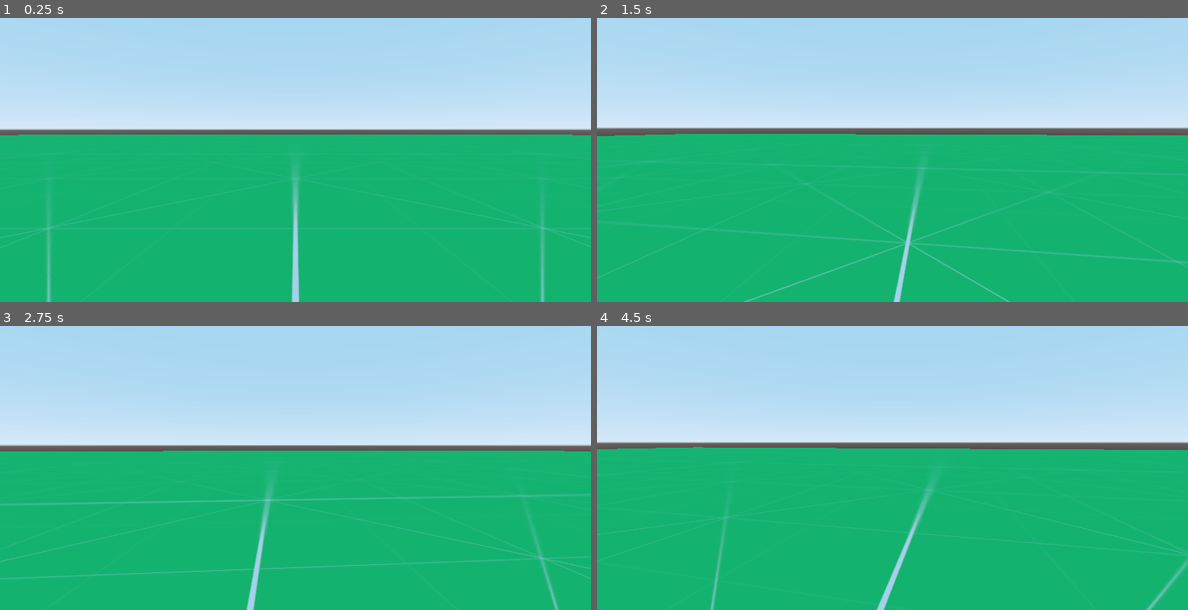
Above: before the commit, frames 1-4 (two rows, left to right).
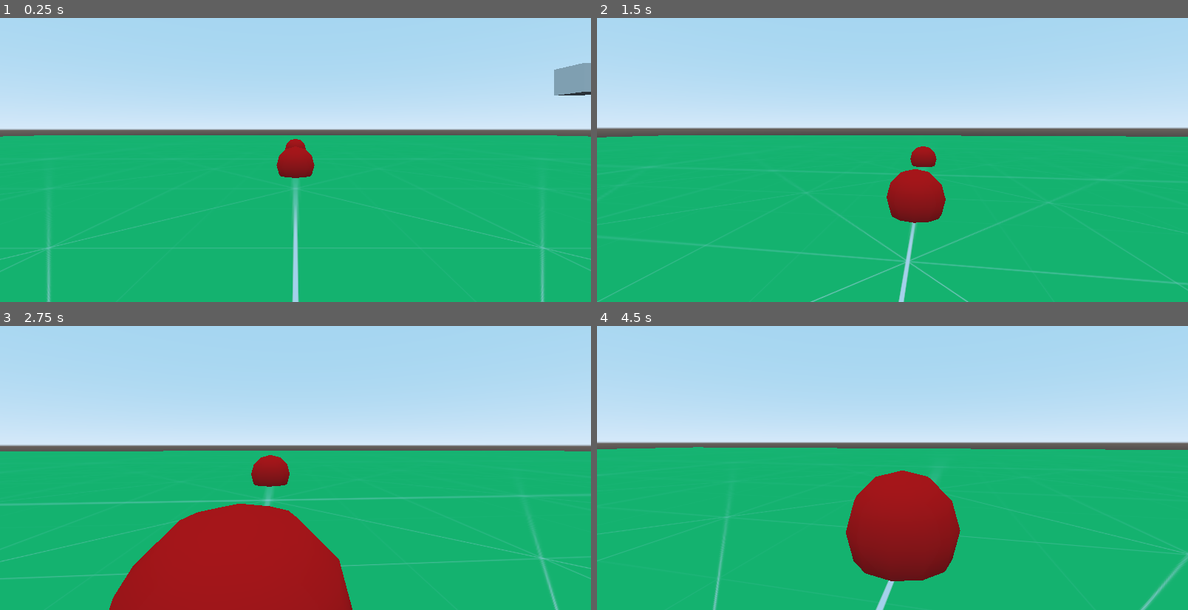
Above: after the commit, the same moments.

Repository: Robinthatdoesnotsuck/GodotProjectIram
Game: Godot game, scene res://Lvl.tscn
Two runs of this game, one before a commit and one after it. Both use one fixed random seed, a clock stepped at 60 frames per second and the inputs below.
Inputs (mouse positions are in pixels of both pictures, inside the frame that each line leads up to):
- Up to frame 1 (0.25 s): no input
- Up to frame 2 (1.5 s): tap Enter at 0.5 s; move the mouse to (922, 128) at 0.52 s; hold O 0.53-1.28 s; hold Up (move_forward) from 0.53 s (still down); tap Space (jump) at 0.77 s; move the mouse to (862, 131) at 1.27 s; tap O at 1.35 s
- Up to frame 3 (2.75 s): keep holding Up (move_forward); tap Space (jump) at 1.52 s; move the mouse to (307, 431) at 2.02 s; hold O from 2.03 s (still down)
- Up to frame 4 (4.5 s): keep holding Up (move_forward); move the mouse to (886, 442) at 2.77 s; release O at 2.78 s; tap O at 2.85, 4.35 s; tap Space (jump) at 3.02, 3.77 s; move the mouse to (933, 442) at 3.52 s; hold O 3.53-4.28 s; move the mouse to (845, 433) at 4.27 s

The runs differ from the first frame. In frame 1, 2.3% of the frame differs, in the area x 0-100%, y 15-100%; in frame 2, 3.9%; in frame 3, 12%, in the area x 18-60%, y 45-100%; in frame 4, 6.5%.

Commit message:
Added collectible capacity to level and start area

Diff:
--- a/Launcher.gd
+++ b/Launcher.gd
@@ -39,5 +39,7 @@
 	new_ball.linear_velocity = transform.basis.xform(Vector3.FORWARD) * (20)
 
 func ball_collision(body):
+	print("collision")
 	if(body.name == "Player"):
 		print("hit player")
+		get_node("../Player").transform.origin = get_node("../Start").transform.origin + Vector3.UP
--- /dev/null
+++ b/Launcher.tscn
@@ -0,0 +1,9 @@
+[gd_scene load_steps=3 format=2]
+
+[ext_resource path="res://Launcher.gd" type="Script" id=1]
+[ext_resource path="res://ball.tscn" type="PackedScene" id=2]
+
+[node name="Launcher" type="CSGBox"]
+transform = Transform( 1, 0, 0, 0, 1, 0, 0, 0, 1, 15, 7, 0 )
+script = ExtResource( 1 )
+ball = ExtResource( 2 )
--- a/Lvl.tscn
+++ b/Lvl.tscn
@@ -1,8 +1,8 @@
-[gd_scene load_steps=7 format=2]
+[gd_scene load_steps=13 format=2]
 
 [ext_resource path="res://texture_05.png" type="Texture" id=1]
 [ext_resource path="res://player.tscn" type="PackedScene" id=2]
-[ext_resource path="res://ball.tscn" type="PackedScene" id=3]
+[ext_resource path="res://Launcher.tscn" type="PackedScene" id=3]
 [ext_resource path="res://Launcher.gd" type="Script" id=4]
 
 [sub_resource type="BoxShape" id=1]
@@ -11,9 +11,25 @@
 albedo_texture = ExtResource( 1 )
 uv1_scale = Vector3( 10, 10, 10 )
 
+[sub_resource type="SphereShape" id=3]
+
+[sub_resource type="SpatialMaterial" id=4]
+albedo_color = Color( 1, 0.054902, 0.054902, 1 )
+
+[sub_resource type="CylinderShape" id=5]
+
+[sub_resource type="SpatialMaterial" id=6]
+albedo_color = Color( 0.243137, 1, 0, 1 )
+
+[sub_resource type="CylinderShape" id=7]
+
+[sub_resource type="SpatialMaterial" id=8]
+albedo_color = Color( 1, 0, 0, 1 )
+
 [node name="Spatial" type="Spatial"]
 
 [node name="Player" parent="." instance=ExtResource( 2 )]
+transform = Transform( 1, 0, 0, 0, 1, 0, 0, 0, 1, 0, 2.2, 0 )
 
 [node name="Ground" type="StaticBody" parent="."]
 transform = Transform( 100, 0, 0, 0, 1, 0, 0, 0, 100, 0, 0, 0 )
@@ -24,7 +40,59 @@
 [node name="CSGBox" type="CSGBox" parent="Ground/CollisionShape"]
 material = SubResource( 2 )
 
-[node name="Launcher" type="CSGBox" parent="."]
-transform = Transform( 1, 0, 0, 0, 1, 0, 0, 0, 1, 15, 7, 0 )
+[node name="Launcher" parent="." instance=ExtResource( 3 )]
+
+[node name="Launcher2" parent="." instance=ExtResource( 3 )]
+transform = Transform( 1, 0, 0, 0, 1, 0, 0, 0, 1, -20.9193, 7, 18.0382 )
 script = ExtResource( 4 )
-ball = ExtResource( 3 )
+
+[node name="Launcher3" parent="." instance=ExtResource( 3 )]
+transform = Transform( 1, 0, 0, 0, 1, 0, 0, 0, 1, -20.9193, 7, -18.4345 )
+script = ExtResource( 4 )
+
+[node name="Sphere1" type="StaticBody" parent="." groups=["collect"]]
+transform = Transform( 1, 0, 0, 0, 1, 0, 0, 0, 1, 4.81389, 1.5, 0 )
+
+[node name="CollisionShape" type="CollisionShape" parent="Sphere1"]
+shape = SubResource( 3 )
+
+[node name="CSGSphere" type="CSGSphere" parent="Sphere1/CollisionShape"]
+material = SubResource( 4 )
+
+[node name="Sphere2" type="StaticBody" parent="." groups=["collect"]]
+transform = Transform( 1, 0, 0, 0, 1, 0, 0, 0, 1, 0, 1.5, 13.0684 )
+
+[node name="CollisionShape" type="CollisionShape" parent="Sphere2"]
+shape = SubResource( 3 )
+
+[node name="CSGSphere" type="CSGSphere" parent="Sphere2/CollisionShape"]
+material = SubResource( 4 )
+
+[node name="Sphere3" type="StaticBody" parent="." groups=["collect"]]
+transform = Transform( 1, 0, 0, 0, 1, 0, 0, 0, 1, 0, 1.5, 23.8537 )
+
+[node name="CollisionShape" type="CollisionShape" parent="Sphere3"]
+shape = SubResource( 3 )
+
+[node name="CSGSphere" type="CSGSphere" parent="Sphere3/CollisionShape"]
+material = SubResource( 4 )
+
+[node name="Start" type="StaticBody" parent="."]
+transform = Transform( 1, 0, 0, 0, 1, 0, 0, 0, 1, 0, 1.2, 0 )
+
+[node name="CollisionShape" type="CollisionShape" parent="Start"]
+transform = Transform( 2, 0, 0, 0, 0.2, 0, 0, 0, 2, 0, 0, 0 )
+shape = SubResource( 5 )
+
+[node name="CSGCylinder" type="CSGCylinder" parent="Start/CollisionShape"]
+material = SubResource( 6 )
+
+[node name="StaticBody" type="StaticBody" parent="."]
+transform = Transform( 1, 0, 0, 0, 1, 0, 0, 0, 1, -43.0807, 1.2, 0 )
+
+[node name="CollisionShape" type="CollisionShape" parent="StaticBody"]
+transform = Transform( 2, 0, 0, 0, 0.2, 0, 0, 0, 2, 0, 0, 0 )
+shape = SubResource( 7 )
+
+[node name="CSGCylinder" type="CSGCylinder" parent="StaticBody/CollisionShape"]
+material = SubResource( 8 )
--- a/Player.gd
+++ b/Player.gd
@@ -13,7 +13,7 @@
 var velocity:Vector3 = Vector3()
 var mouseDelta: Vector2 = Vector2()
 #var scoreUI:RichTextLabel
-
+var score = 0
 
 onready var camera :Camera = get_node("Camera")#only when node is initialized
 
@@ -53,6 +53,13 @@
 	if (Input.is_action_pressed("jump")) and is_on_floor():
 		velocity.y = jumpForce
 
+	for index in get_slide_count():
+		var collision = get_slide_collision(index)
+		if(collision.collider.is_in_group("collect")):
+			print("Collision with: " + collision.collider.name)
+			score += 1
+			print("score " + str(score))
+			collision.collider.queue_free()
 
 
 
